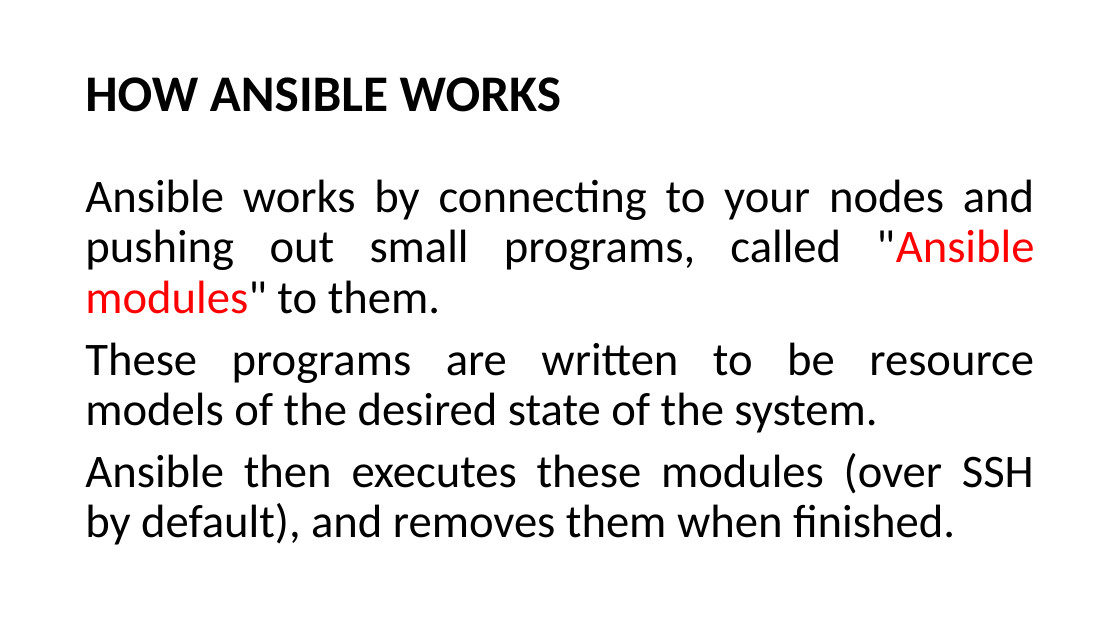
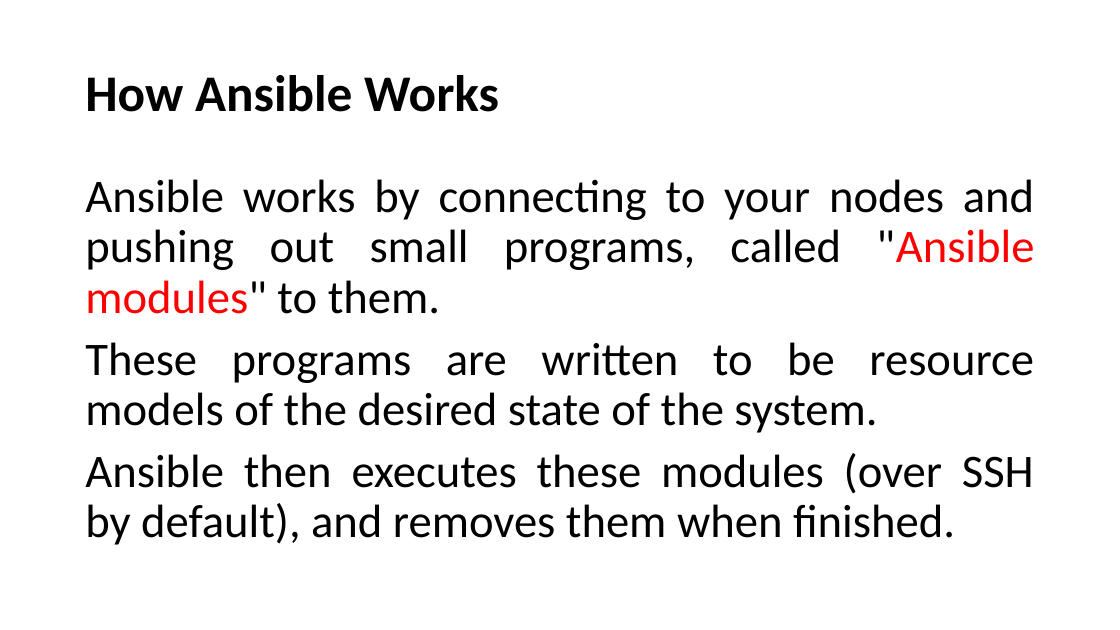
Before and after one commit to afnog/sse, a slide deck: slide 9 of ansible/Ansible_Presentation2019.pptx. Drawn at 1120x630 pixels with LibreOffice and Linux fonts; fonts in the diff are those of the drawing. Boxes give left, top, right and bottom in pixels: in the first picture for what was removed or moved away, otherwise in the second. Text is boxed around its words. In the diff, an @@ line names an element or a change of style, - is before the commit and + after.

```diff
--- a/ansible/Ansible_Presentation2019.pptx
+++ b/ansible/Ansible_Presentation2019.pptx
@@ title at [85,75,499,112]: text changed @@
-HOW ANSIBLE WORKS
+How Ansible Works
```
Also in this commit, not shown: 9 other slides changed, 1 other file.
